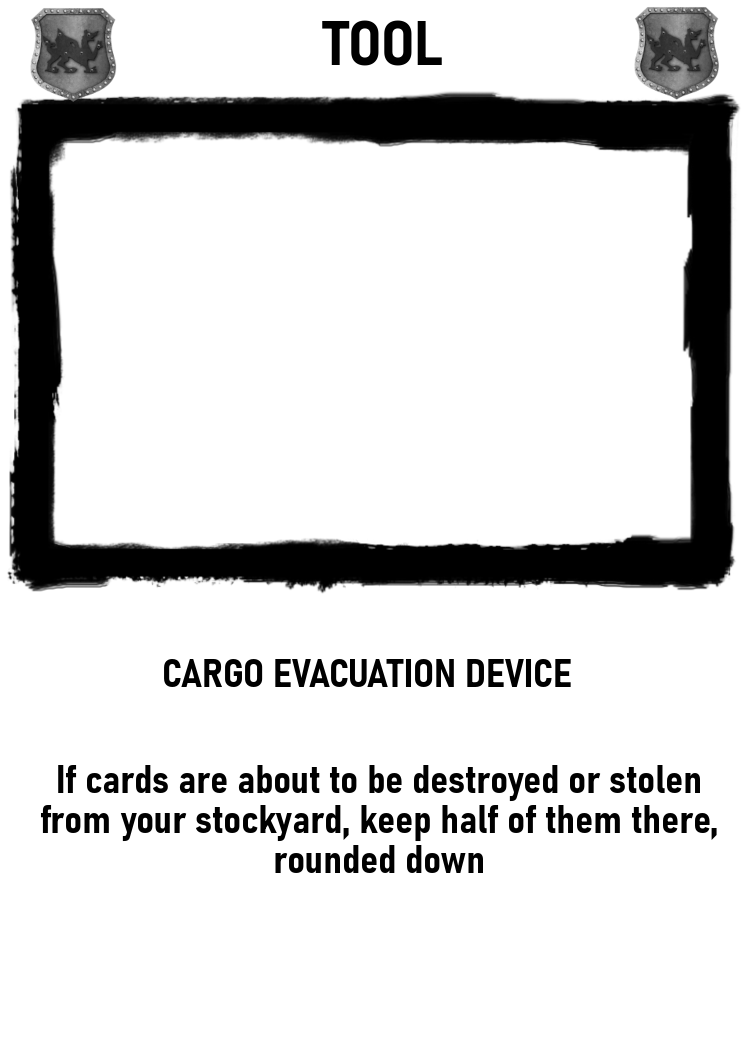
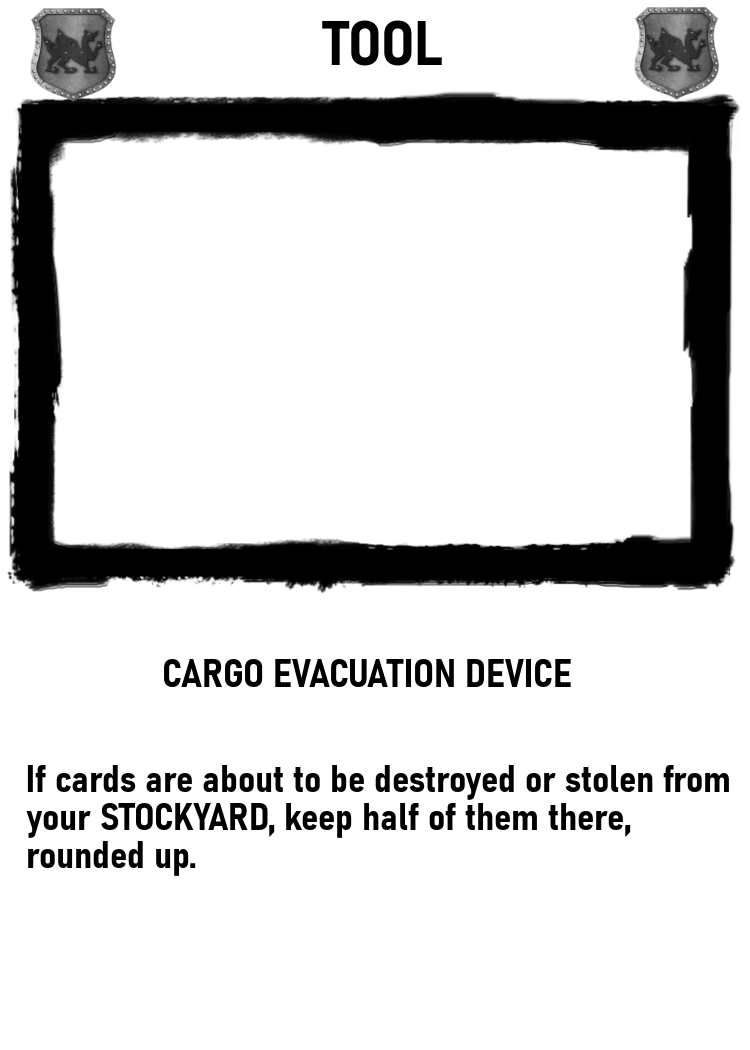
Comparing the layer stacks of the two w=750, h=1050 images. Changes:
painted on "If cards are about to be destr..." over 26, 765, 729, 876
